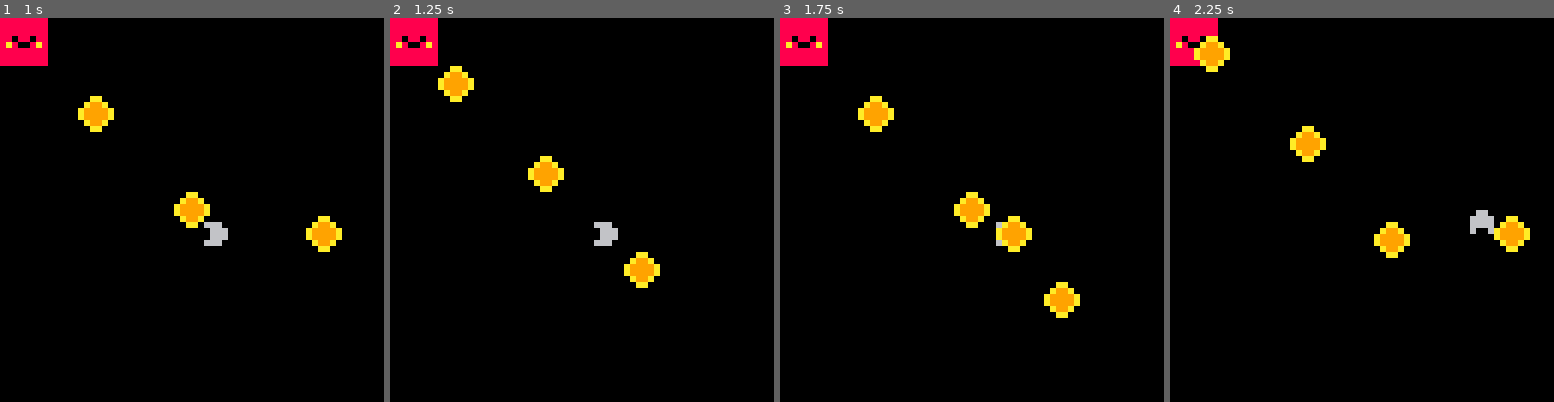
Above: before the commit, frames 1-4 (left to right).
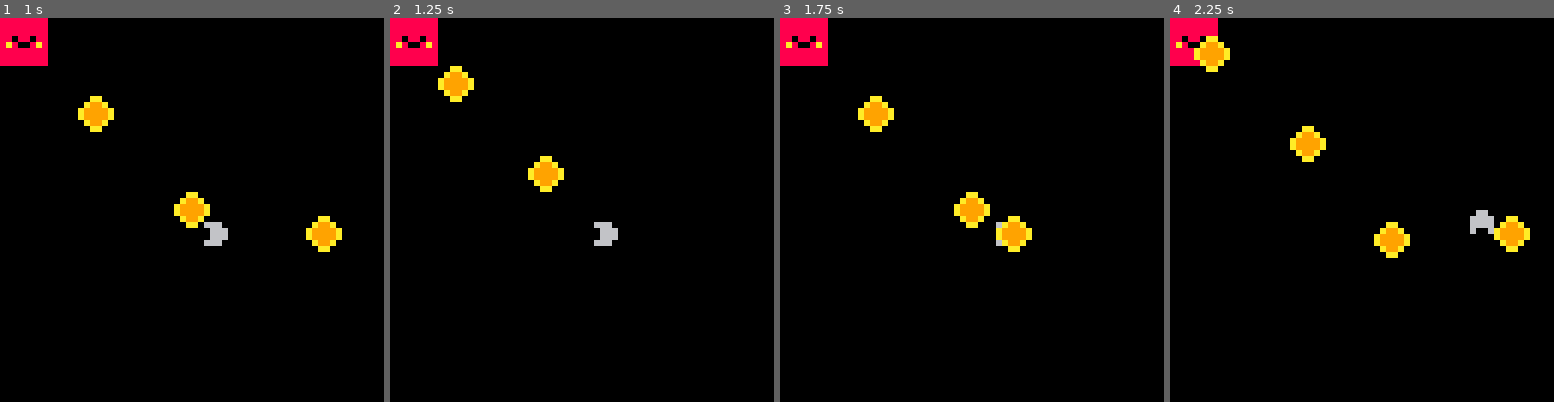
Above: after the commit, the same moments.

Repository: matheusmortatti/LOWREZJAM2020
Game: PICO-8 cartridge template.p8
Two runs of this game, one before a commit and one after it. Both use one fixed random seed, a clock stepped at 60 frames per second and the inputs below.
Inputs:
- Up to frame 1 (1 s): tap X (X key) at 0.33 s; tap O (Z key) at 0.7 s
- Up to frame 2 (1.25 s): tap X (X key) at 1.07 s
- Up to frame 3 (1.75 s): hold Right from 1.6 s (still down); tap O (Z key) at 1.7 s
- Up to frame 4 (2.25 s): tap X (X key) at 1.85 s; release Right at 2.1 s; tap O (Z key) at 2.1 s; hold Up from 2.15 s (still down)

Frame 1 is identical in both runs. In frame 2, 0.6% of the frame differs, in the area x 60-71%, y 60-71%; in frame 3, 0.6%; in frame 4, nothing differs.

Commit message:
Add initial collision code

Diff:
--- a/template.p8
+++ b/template.p8
@@ -717,10 +717,12 @@
 				acc=.25,
 				friction=.2,
 
-    hitbox=box(-1,-1,1,1),
+    hitbox=box(2,2,6,6),
     sprite=2,
     vel=v(0,0),
-    t=0
+    t=0,
+
+    tags={"player"}
 })
 
 function player:init()
@@ -780,7 +782,8 @@
   e_add(bullet{
     pos=v(self.pos.x, self.pos.y),
     vel=v(0,0),
-    a=self.a})
+    a=self.a,
+    origin=self})
 end
 
 -------------------------------
@@ -805,12 +808,14 @@
 		speed=2,
 				reloadtime=10,
 
-    hitbox=box(-1,-1,1,1),
+    hitbox=box(0,0,8,8),
     sprite=4,
     vel=v(0,0),
     t=0,
-
-    player=nil
+    player=nil,
+
+    tags={"npc"},
+    collides_with={"player"}
 })
 
 function npc:init()
@@ -836,7 +841,12 @@
 
 		e_add(bullet{
     pos=v(self.pos.x, self.pos.y),
-    vel=direction})
+    vel=direction,
+    origin=self})
+end
+
+function npc:collide()
+	return c_push_out
 end
 
 -------------------------------
@@ -845,11 +855,15 @@
 
 bullet=dynamic:extend({
 		speed=2,
-    hitbox=box(-1,-1,1,1),
+    hitbox=box(2,2,6,6),
     sprite=3,
     vel=v(0,0),
     t=0,
-    lifetime = 30
+    lifetime=30,
+
+    tags={"bullet"},
+    collides_with={"player",
+    															"npc"}
 })
 
 function bullet:init()
@@ -868,6 +882,12 @@
 
 function bullet:render()
 		spr_render(self)
+end
+
+function bullet:collide(e)
+		if e ~= self.origin then
+			self.done = true
+		end
 end
 
 
